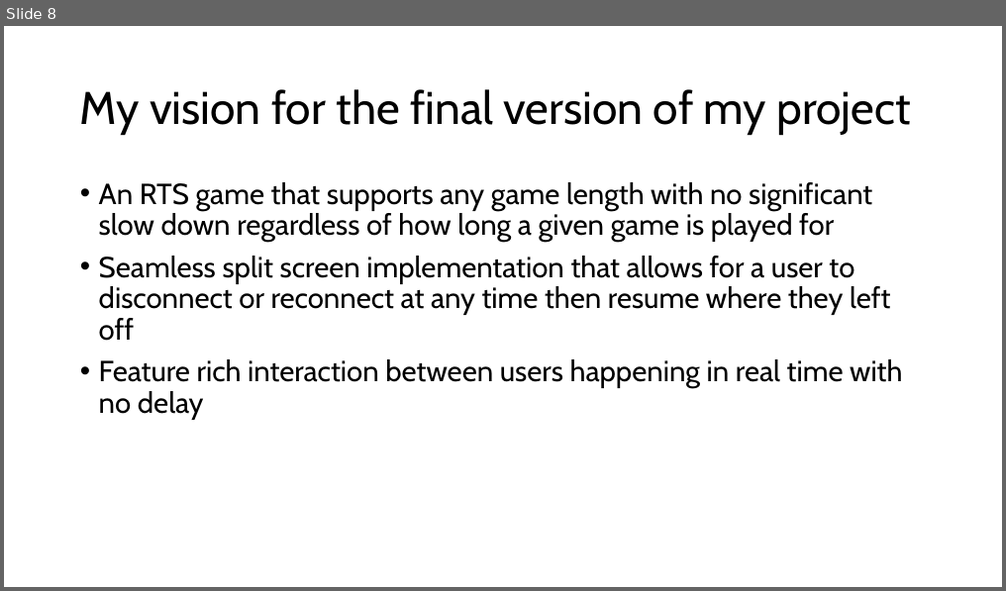
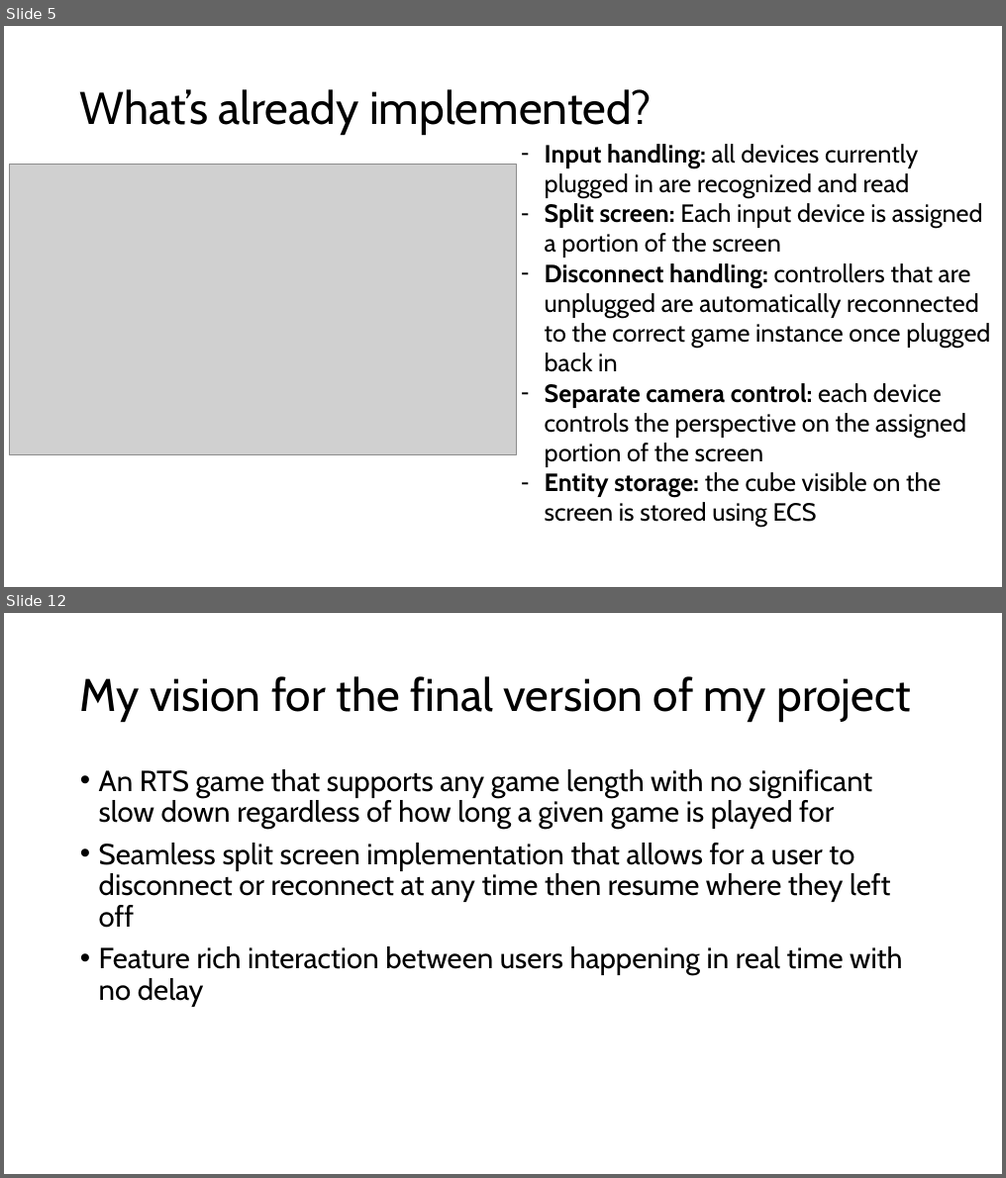
Before and after one commit to Henry-Frodsham/RTS-LCM-Game, a slide deck: documents/Henry Frodsham FYP.pptx. Shown one above the other, each under a label of ours: slide 8 before the commit, slides 5 and 12 after it; the slides between them are not shown. The pictures are 1006x591 and 1006x1178 pixels, drawn with LibreOffice and Linux fonts; fonts in the diff are those of the drawing; grey boxes stand for pictures. Boxes give left, top, right and bottom in pixels: in the first picture for what was removed or moved away, otherwise in the second. Text is boxed around its words. In the diff, an @@ line names an element or a change of style, - is before the commit and + after.

Commit message:
presentation update, demo implementation with seperate game instances and LCM, updated demo cube to use automatic aspect ratio to prevent scaling issues, updated device handling to configure new devices that are plugged in

```diff
--- a/documents/Henry Frodsham FYP.pptx
+++ b/documents/Henry Frodsham FYP.pptx
@@ slide 5 added at (x1=4, y1=26, x2=1002, y2=587), background #FFFFFF @@
@@ title added at (x1=80, y1=89, x2=651, y2=135), 44 pt, text #000000 @@
+What’s already implemented?
@@ text added at (x1=545, y1=144, x2=990, y2=528), 24 pt, text #000000 @@
+– Input handling: all devices currently plugged in are recognized and read
+– Split screen: Each input device is assigned a portion of the screen
+– Disconnect handling: controllers that are unplugged are automatically reconnected to the correct game instance once plugged back in
+– Separate camera control: each device controls the perspective on the assigned portion of the screen
+– Entity storage: the cube visible on the screen is stored using ECS
@@ picture added at (x1=9, y1=165, x2=516, y2=456) @@
@@ what was slide 8 is now slide 12 @@
```
Also in this commit, not shown: 3 slides changed, 7 other slides added, 4 slides removed, 12 other files.
